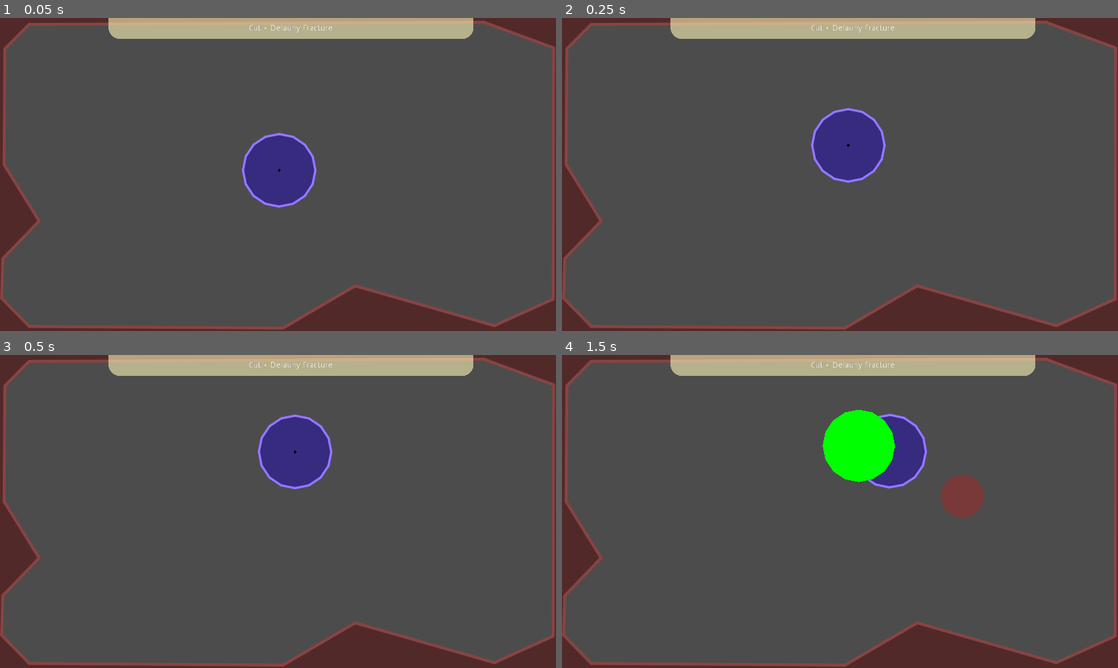
Above: before the commit, frames 1-4 (two rows, left to right).
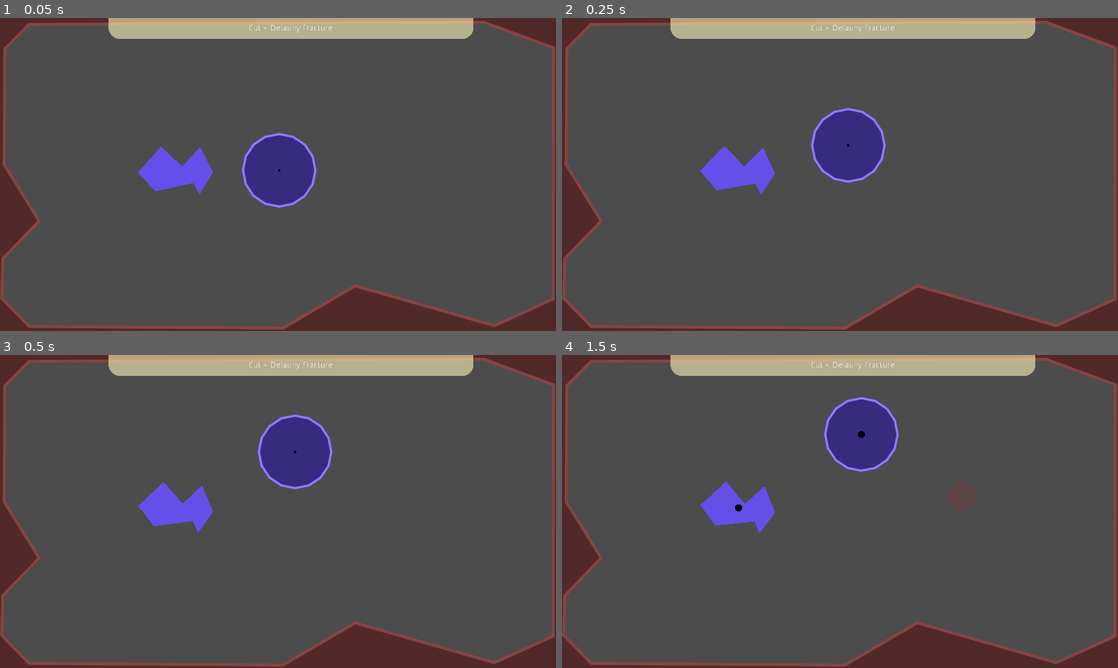
Above: after the commit, the same moments.

Repository: SoloByte/godot-polygon2d-fracture
Game: Godot game, scene res://demo/test-scenes/CutTest.tscn
Same seed, same stepped clock (60 frames per second), same inputs: the game is played once before the commit and once after it. This scene is started directly instead of the project's main scene.
Inputs (mouse positions are in pixels of both pictures, inside the frame that each line leads up to):
- Up to frame 1 (0.05 s): no input
- Up to frame 2 (0.25 s): no input
- Up to frame 3 (0.5 s): no input
- Up to frame 4 (1.5 s): move the mouse to (962, 495) at 0.52 s; press the mouse at (962, 495) at 0.53 s; tap S (fracture) at 0.8, 1.35 s; move the mouse to (728, 527) at 1.27 s; release the mouse at (728, 527) at 1.28 s

The runs differ from the first frame. In frame 1, 1.2% of the frame differs, in the area x 24-39%, y 41-57%; in frame 2, 1.2%; in frame 3, 1.2%; in frame 4, 6.0%, in the area x 24-76%, y 13-57%.

Commit message:
cut fracture works now with circle cut shape. (still have to test different cut shapes)

Diff:
--- a/demo/src/CutFracture.gd
+++ b/demo/src/CutFracture.gd
@@ -6,17 +6,14 @@
 export(PackedScene) var fracture_body_template
 export(PackedScene) var rigidbody_template
 
-export(int) var cuts : int = 3
-export(int) var min_area : int = 25
-
 
 
 onready var polyFracture := PolygonFracture.new()
 onready var _source_polygon_parent := $SourcePolygons
 onready var _parent := $Parent
 onready var _rng := RandomNumberGenerator.new()
-onready var _cut_shape : PoolVector2Array = PolygonLib.createCirclePolygon(150.0, 1)
-
+onready var _cut_shape : PoolVector2Array = PolygonLib.createCirclePolygon(100.0, 1)
+onready var _slowmo_timer := $SlowMoTimer
 
 var _cur_fracture_color : Color = fracture_body_color
 
@@ -33,6 +30,41 @@
 
 
 
+func _process(delta: float) -> void:
+	for source in _source_polygon_parent.get_children():
+		if source is Polygon2D:
+			source.global_rotation += deg2rad(10) * delta
+
+
+
+func spawnPoly(new_poly : PoolVector2Array, spawn_pos : Vector2, spawn_rot : float, color : Color) -> void:
+	var p = Polygon2D.new()
+	_source_polygon_parent.add_child(p)
+	p.global_position = spawn_pos
+	p.set_polygon(new_poly)
+	p.modulate = color
+
+	var center = Polygon2D.new()
+	p.add_child(center)
+	center.set_polygon(PolygonLib.createCirclePolygon(25.0, 1))
+	center.modulate = Color.black
+
+func spawnRigibody2d(new_poly : PoolVector2Array, spawn_pos : Vector2, spawn_rot : float, color : Color, lin_vel : Vector2, ang_vel : float, mass : float, cut_pos : Vector2) -> void:
+	var instance = rigidbody_template.instance()
+	_source_polygon_parent.add_child(instance)
+	instance.global_position = spawn_pos
+	instance.set_polygon(new_poly)
+	instance.modulate = color
+	instance.linear_velocity = lin_vel + (spawn_pos - cut_pos).normalized() * 50
+	instance.angular_velocity = ang_vel
+	instance.mass = mass
+
+	var center = Polygon2D.new()
+	instance.add_child(center)
+	center.set_polygon(PolygonLib.createCirclePolygon(25.0, 1))
+	center.modulate = Color.black
+
+
 func _input(event: InputEvent) -> void:
 	if event.is_action_pressed("cut"):
 		var cut_pos : Vector2 = get_global_mouse_position()
@@ -44,73 +76,56 @@
 		p.modulate = Color.red
 		p.z_index = 3
 		var c = Color.red
-		c.a = 0.25
-		p.modulate = c
+		c.a = 0.1
+		p.color = c
 
-		var old_sources : Array = []
 		for source in _source_polygon_parent.get_children():
-			if source.has_method("getPolygon"):
-				old_sources.append(source)
-				var source_polygon : PoolVector2Array = source.getPolygon()
-				var local_cut_pos : Vector2 = source.to_local(cut_pos)
-				var total_area : float = PolygonLib.getPolygonArea(source_polygon)
+			var source_polygon : PoolVector2Array = source.get_polygon()
+			var total_area : float = PolygonLib.getPolygonArea(source_polygon)
+			var local_cut_pos : Vector2 = source.to_local(cut_pos)
+			var source_pos : Vector2 = source.global_position
+			var source_rot : float = source.global_rotation
+			var s_lin_vel := Vector2.ZERO
+			var s_ang_vel : float = 0.0
+			var s_mass : float = 0.0
+			if source is RigidBody2D:
+				s_lin_vel = source.linear_velocity
+				s_ang_vel = source.angular_velocity
+				s_mass = source.mass
 
-				var p1 = Polygon2D.new()
-				add_child(p1)
-				p1.set_polygon(source_polygon)
-				p1.global_position = source.global_position
-				p1.global_rotation = source.getGlobalRotPolygon()
-				p1.z_index = 1
-				var c1 = Color.blue
-				c1.a = 0.25
-				p1.modulate = c1
+			var cut_info : Dictionary = PolygonLib.cutShape(source_polygon, source_rot, _cut_shape, local_cut_pos, 0.0, true)
 
-				var cut_info : Dictionary = PolygonLib.cutShape(local_cut_pos, source_polygon, source.getGlobalRotPolygon(), _cut_shape, 0.0, false)
+			if cut_info.intersected and cut_info.intersected.size() > 0:
+				for shape in cut_info.intersected:
+					var area : float = PolygonLib.getPolygonArea(shape)
+					if area < 2000:
+						continue
 
-				if cut_info.intersected and cut_info.intersected.size() > 0:
-					for shape in cut_info.intersected:
-						var area : float = PolygonLib.getPolygonArea(shape)
-						if area < min_area * 2.0:
-							continue
-						var fracture_info : Array = polyFracture.fractureDelaunay(shape, source.global_position, source.getGlobalRotPolygon(), cuts, min_area)
-						for fracture_shard in fracture_info:
-							spawnFractureBody(fracture_shard)
 
-				var s_mass : float = source.mass
-				var s_lin_vel : Vector2 = source.linear_velocity
-				var s_ang_vel : float = source.angular_velocity
-				if cut_info.final and cut_info.final.size() > 0:
-					for shape in cut_info.final:
-						var shape_area : float = PolygonLib.getPolygonArea(shape)
-						if shape_area < min_area * 2.0:
-							continue
+					var fracture_info : Array = polyFracture.fractureDelaunay(shape, source_pos, 0.0, 3, 250)
+					for fracture_shard in fracture_info:
+						spawnFractureBody(fracture_shard)
 
-#						var spawn_info : Dictionary = PolygonLib.getShapeSpawnInfo(source, shape)
 
-						var centroid : Vector2 = PolygonLib.calculatePolygonCentroid(shape)
-						var spawn_pos : Vector2 = _source_polygon_parent.to_global(centroid) + source.global_position
-						var centered_shape : PoolVector2Array = PolygonLib.translatePolygon(shape, -centroid)
+			if cut_info.final and cut_info.final.size() > 0:
+				for shape in cut_info.final:
+					var shape_area : float = PolygonLib.getPolygonArea(shape)
+					if shape_area < 2000:
+						continue
 
-						var instance = rigidbody_template.instance()
-						_source_polygon_parent.add_child(instance)
-						instance.global_position = spawn_pos
-						instance.setPolygon(centered_shape)
+					var centroid : Vector2 = PolygonLib.calculatePolygonCentroid(shape)
+					var spawn_pos : Vector2 = _source_polygon_parent.to_global(centroid) + source_pos
+					var centered_shape : PoolVector2Array = PolygonLib.translatePolygon(shape, -centroid)
 
-						instance.linear_velocity = s_lin_vel
-						instance.angular_velocity = s_ang_vel
-						instance.mass = s_mass * (shape_area / total_area)
+					if source is Polygon2D:
+						call_deferred("spawnPoly", centered_shape, spawn_pos, 0.0, source.modulate)
+					else:
+						var mass : float = s_mass * (shape_area / total_area)
+						call_deferred("spawnRigibody2d", centered_shape, spawn_pos, 0.0, source.modulate, s_lin_vel, s_ang_vel, mass, cut_pos)
 
-						var p2 = Polygon2D.new()
-						add_child(p2)
-						p2.set_polygon(centered_shape)
-						p2.global_position = spawn_pos
-						p2.z_index = 5
-						var c2 = Color.green
-#						c2.a = 0.25
-						p2.modulate = c2
-
-		for source in old_sources:
-			_source_polygon_parent.remove_child(source)
+			source.queue_free()
+		Engine.time_scale = 0.1
+		_slowmo_timer.start(0.25)
 
 
 func spawnFractureBody(fracture_shard : Dictionary) -> void:
@@ -120,3 +135,7 @@
 	var dir : Vector2 = (to_global(fracture_shard.centroid) - global_position).normalized()
 	instance.apply_central_impulse(dir * _rng.randf_range(300, 500))
 	instance.angular_velocity = _rng.randf_range(-1, 1)
+
+
+func _on_SlowMoTimer_timeout() -> void:
+	Engine.time_scale = 1.0
--- a/demo/src/Main.tscn
+++ b/demo/src/Main.tscn
@@ -8,7 +8,6 @@
 [ext_resource path="res://demo/test-scenes/FractureTest.tscn" type="PackedScene" id=6]
 [ext_resource path="res://demo/test-scenes/FractureSimpleTest.tscn" type="PackedScene" id=7]
 [ext_resource path="res://demo/WorldEnvironment.tscn" type="PackedScene" id=8]
-[ext_resource path="res://demo/test-scenes/CutTest.tscn" type="PackedScene" id=9]
 
 [sub_resource type="StyleBoxFlat" id=1]
 bg_color = Color( 0.117647, 0.117647, 0.117647, 1 )
@@ -49,7 +48,7 @@
 
 [node name="Main" type="Node2D"]
 script = ExtResource( 1 )
-test_scenes = [ ExtResource( 4 ), ExtResource( 2 ), ExtResource( 5 ), ExtResource( 6 ), ExtResource( 7 ), ExtResource( 9 ) ]
+test_scenes = [ ExtResource( 4 ), ExtResource( 2 ), ExtResource( 5 ), ExtResource( 6 ), ExtResource( 7 ) ]
 
 [node name="BackgroundLayer" parent="." instance=ExtResource( 3 )]
 
--- a/demo/src/RigidBody2D.gd
+++ b/demo/src/RigidBody2D.gd
@@ -37,5 +37,11 @@
 	return _polygon2d.get_polygon()
 
 
+func get_polygon() -> PoolVector2Array:
+	return getPolygon()
+
+func set_polygon(poly : PoolVector2Array) -> void:
+	setPolygon(poly)
+
 #func _process(delta: float) -> void:
 #	print("Rot RB: ", global_rotation, " Rot Poly: ", _polygon2d.global_rotation, " Rot Deg RB: ", rotation_degrees, " Rot Deg Poly: ", _polygon2d.rotation_degrees)
--- a/demo/test-scenes/CutTest.tscn
+++ b/demo/test-scenes/CutTest.tscn
@@ -17,7 +17,6 @@
 fracture_body_color = Color( 0.917647, 0.313726, 0.313726, 1 )
 fracture_body_template = ExtResource( 3 )
 rigidbody_template = ExtResource( 5 )
-min_area = 150
 
 [node name="SourcePolygons" type="Node2D" parent="Fracture"]
 show_behind_parent = true
@@ -25,12 +24,16 @@
 [node name="RigidBody2D" parent="Fracture/SourcePolygons" instance=ExtResource( 5 )]
 rand_linear_velocity_range = Vector2( 500, 1000 )
 
+[node name="Polygon2D" type="Polygon2D" parent="Fracture/SourcePolygons"]
+position = Vector2( -668.954, 0 )
+polygon = PoolVector2Array( -138.949, -192.649, 5.74854, -54.6001, 128.992, -191.569, 219.935, -16.8025, 128.992, 136.652, 86.3835, 58.7927, -177.824, 117.624, -299.152, -11.7628 )
+
 [node name="Parent" type="Node2D" parent="Fracture"]
 
 [node name="Edge" type="StaticBody2D" parent="Fracture"]
 modulate = Color( 0.537255, 0.266667, 0.266667, 1 )
 position = Vector2( 0, 933.82 )
-physics_material_override = SubResource( 2 )
+physics_material_override = SubResource( 1 )
 
 [node name="CollisionPolygon2D" type="CollisionPolygon2D" parent="Fracture/Edge"]
 polygon = PoolVector2Array( -1904.54, -355.911, -1652.27, -611.544, -1891.09, -1005.08, -1891.09, -1805.62, -1719.55, - …(296 unchanged characters)…
@@ -51,9 +54,13 @@
 end_cap_mode = 2
 antialiased = true
 
+[node name="SlowMoTimer" type="Timer" parent="Fracture"]
+one_shot = true
+
 [node name="Camera2D" parent="." instance=ExtResource( 4 )]
 
 [node name="CanvasLayer" type="CanvasLayer" parent="."]
 
 [node name="Title" parent="CanvasLayer" instance=ExtResource( 1 )]
 text = "Cut + Delauny Fracture"
+[connection signal="timeout" from="Fracture/SlowMoTimer" to="Fracture" method="_on_SlowMoTimer_timeout"]
--- a/polygon2d-fracture/PolygonLib.gd
+++ b/polygon2d-fracture/PolygonLib.gd
@@ -252,10 +252,9 @@
 #s_poly = source polygon, c_poly = cut polygon (cut shape used to cut source polygon), the cut_local_pos should be in the local polygon2d node space, rotations are all in radians
 #get_intersect determines if the the intersected area (area shared by both polygons, the area that is cut out of the source polygon) is returned as well
 #returns dictionary with final : Array and intersected : Array -> all holes are filtered out already
-static func cutShape(cut_local_pos : Vector2, s_poly : PoolVector2Array, s_world_rot : float, c_poly : PoolVector2Array, c_world_rot : float, get_intersect : bool = true) -> Dictionary:
+static func cutShape(s_poly : PoolVector2Array, s_world_rot : float, c_poly : PoolVector2Array, cut_local_pos : Vector2, c_world_rot : float, get_intersect : bool = true) -> Dictionary:
 	c_poly = translatePolygon(c_poly, cut_local_pos)
-	c_poly = rotatePolygon(c_poly, c_world_rot)
-#	c_poly = rotatePolygon(c_poly, s_world_rot)
+	c_poly = rotatePolygon(c_poly, c_world_rot + s_world_rot)
 	s_poly = rotatePolygon(s_poly, s_world_rot)
 
 	var intersected_polygons : Array = []
Not shown: 1 places in demo/src/Main.tscn that only renumber resources
Not shown: 1 places in demo/test-scenes/CutTest.tscn that only renumber resources
